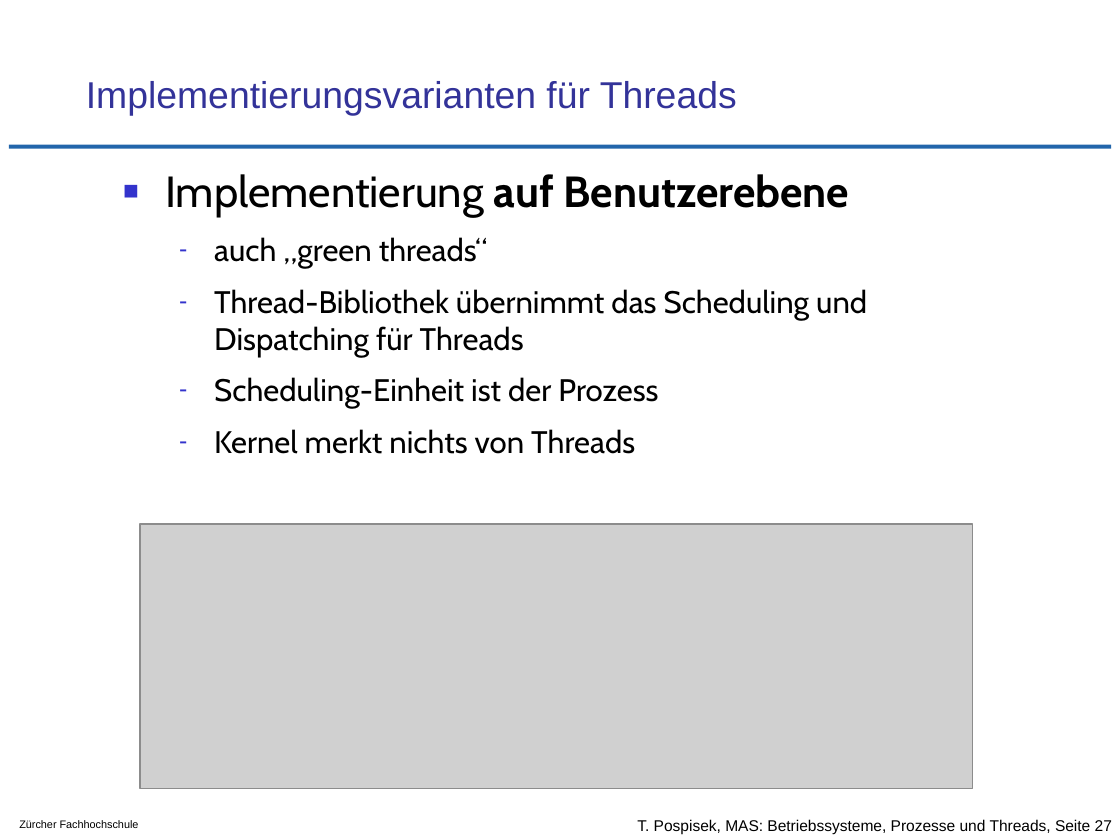
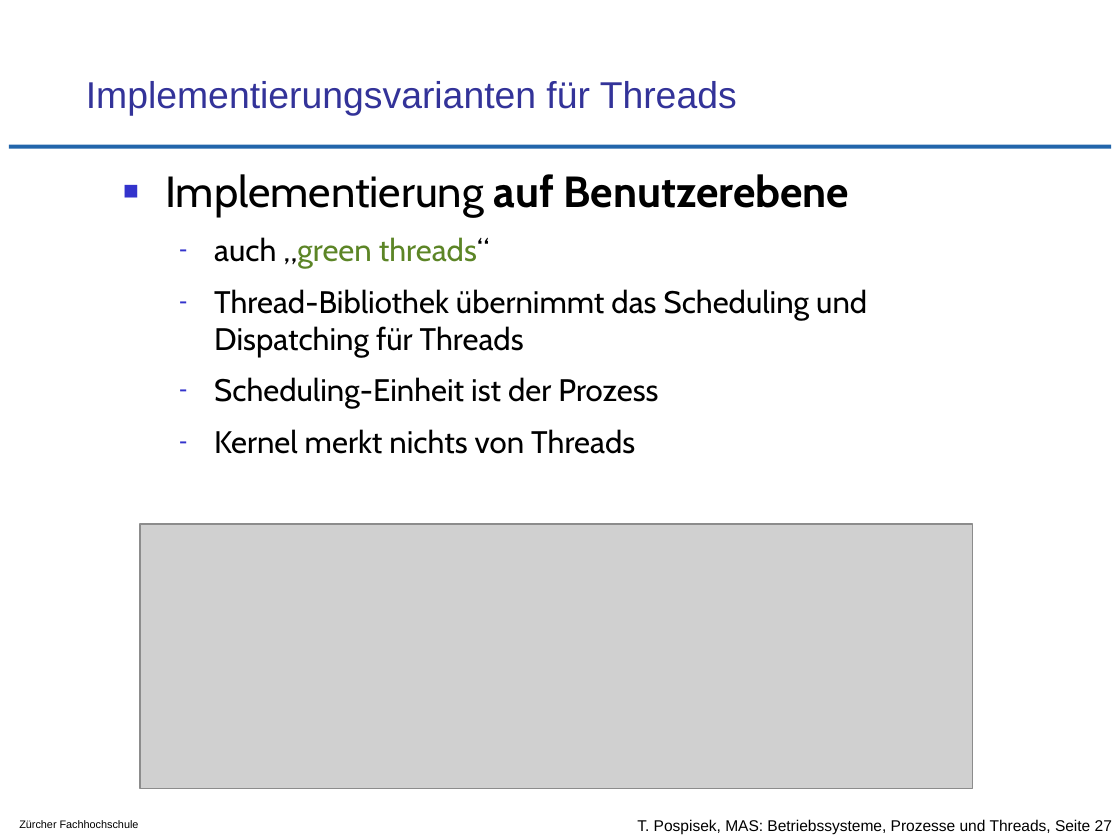
Before and after one commit to tpo/betriebssysteme, a slide deck: slide 27 of 05-2_Prozesse_und_Threads.odp. Drawn at 1120x840 pixels with LibreOffice and Linux fonts; fonts in the diff are those of the drawing; grey boxes stand for pictures; background and template pictures are left out. Boxes give left, top, right and bottom in pixels: in the first picture for what was removed or moved away, otherwise in the second. Text is boxed around its words. In the diff, an @@ line names an element or a change of style, - is before the commit and + after.

```diff
--- a/05-2_Prozesse_und_Threads.odp
+++ b/05-2_Prozesse_und_Threads.odp
@@ text at bbox=[214, 237, 490, 269]: text colour #000000 to #5C8526 in "„green threads“" @@
```
Also in this commit, not shown: 8 other slides changed, 9 other files.
